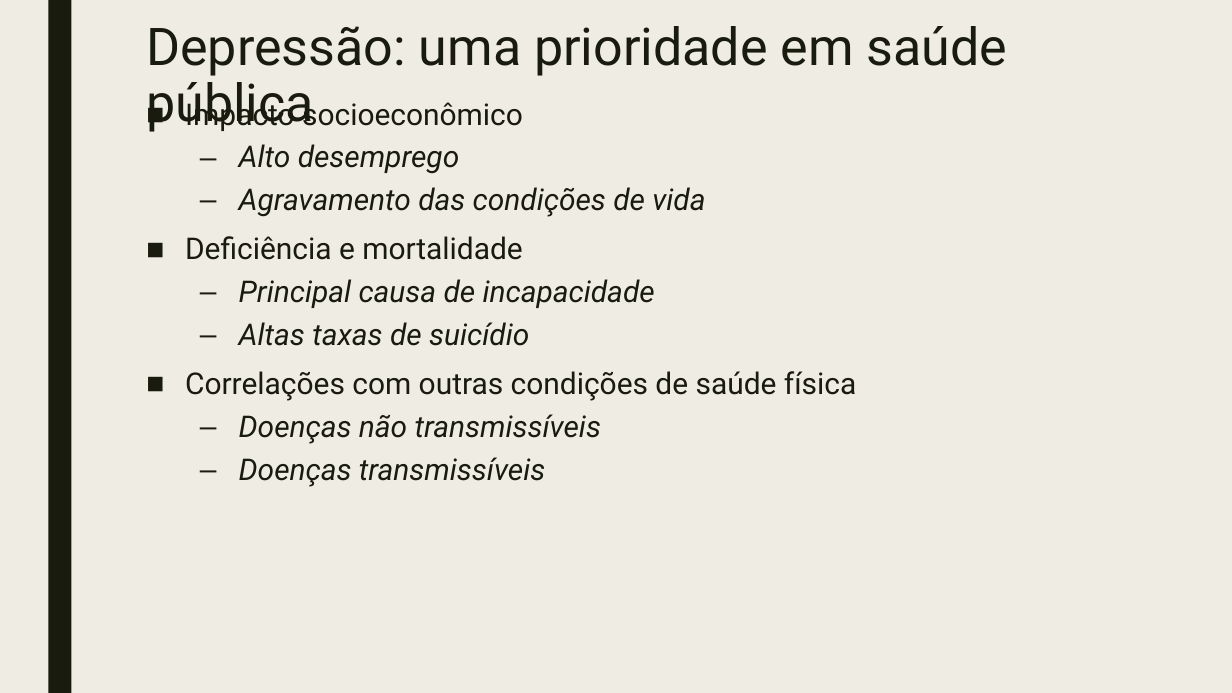
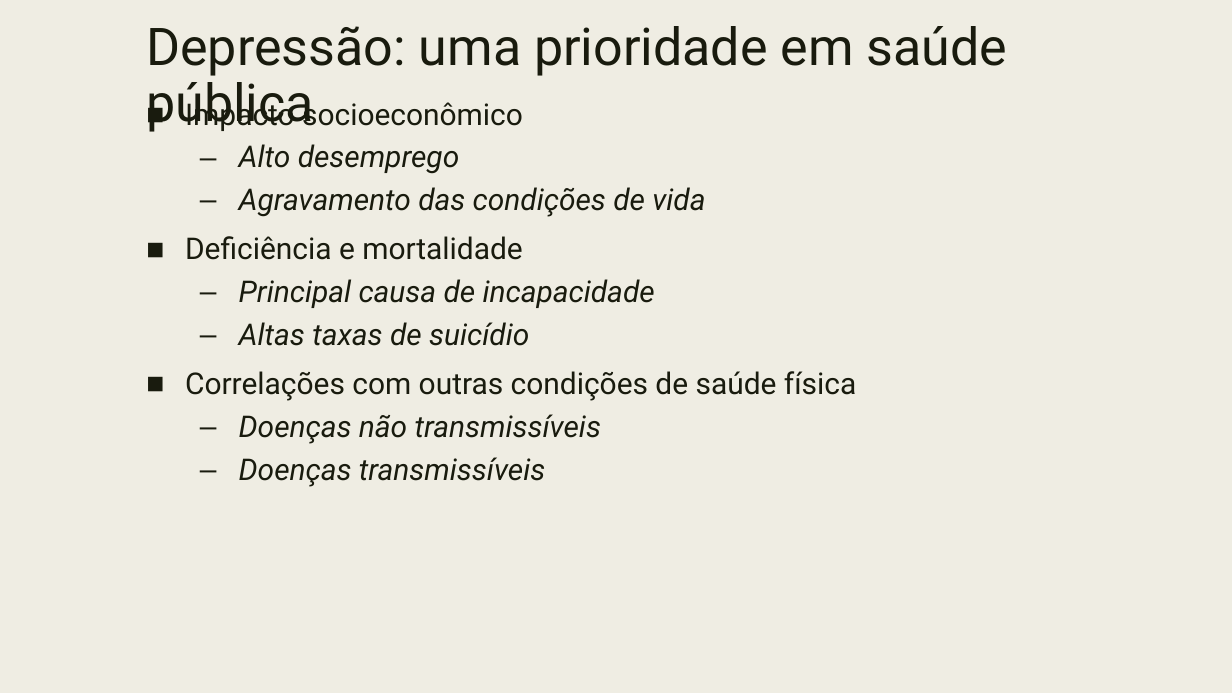
Before and after one commit to marfontenele2/MeusCursos, a slide deck: slide 3 of CursoSaúdeMental/4 - Depressão_Avaliação, manejo e seguimento.pptx. Drawn at 1232x693 pixels with LibreOffice and Linux fonts; fonts in the diff are those of the drawing. Boxes give left, top, right and bottom in pixels: in the first picture for what was removed or moved away, otherwise in the second. Text is boxed around its words. In the diff, an @@ line names an element or a change of style, - is before the commit and + after.

```diff
--- a/CursoSaúdeMental/4 - Depressão_Avaliação, manejo e seguimento.pptx
+++ b/CursoSaúdeMental/4 - Depressão_Avaliação, manejo e seguimento.pptx
@@ rectangle removed at (x1=49, y1=0, x2=72, y2=693) @@
```
Also in this commit, not shown: 3 other slides changed, 9 slides added, 13 other files.
